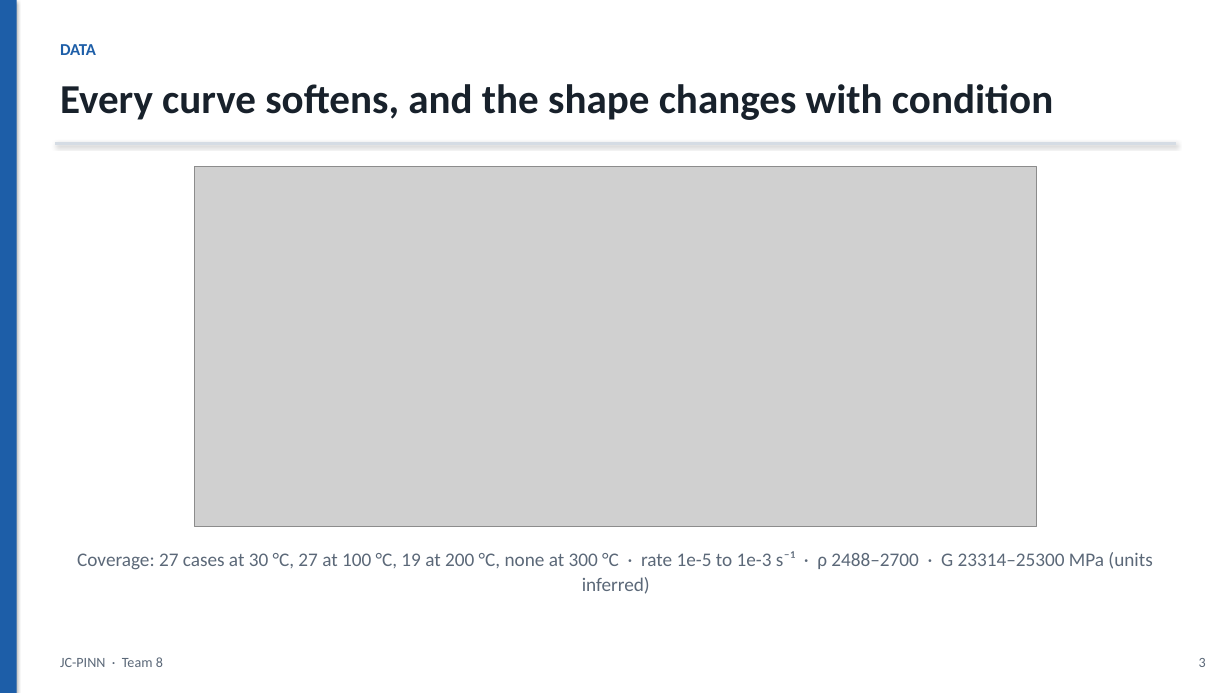
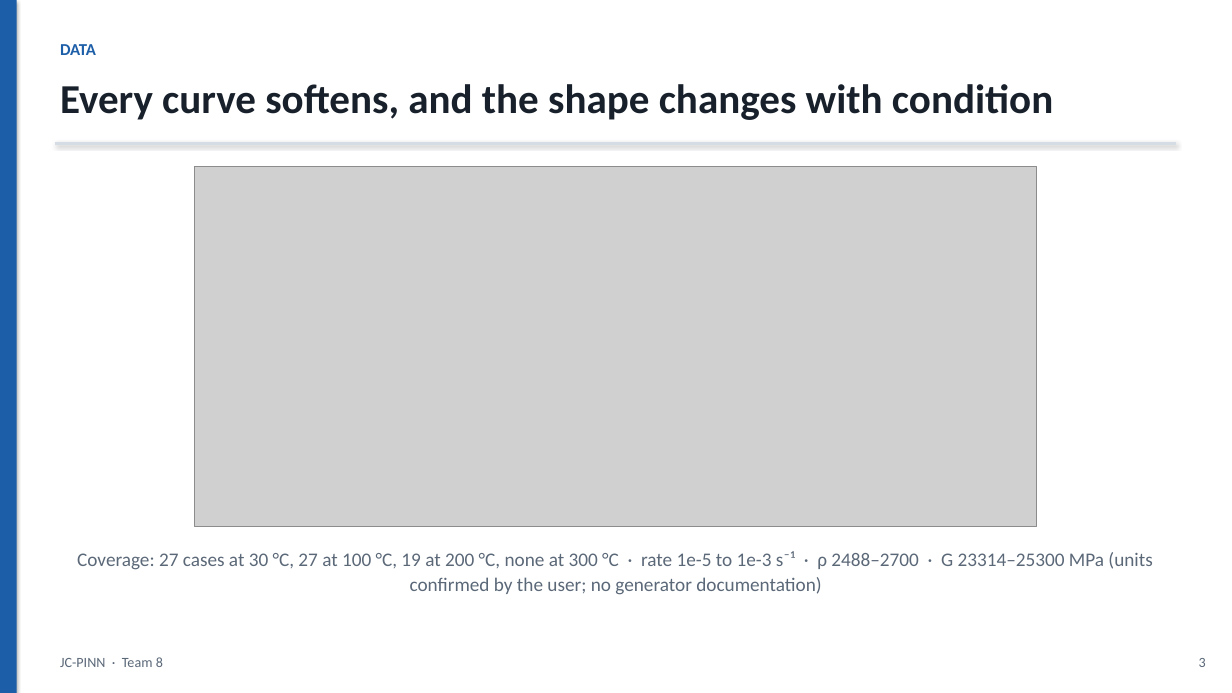
Before and after one commit to SaravananRamar06/MMM-ML, a slide deck: slide 3 of presentation/JC-PINN.pptx. Drawn at 1232x693 pixels with LibreOffice and Linux fonts; fonts in the diff are those of the drawing; grey boxes stand for pictures. Boxes give left, top, right and bottom in pixels: in the first picture for what was removed or moved away, otherwise in the second. Text is boxed around its words. In the diff, an @@ line names an element or a change of style, - is before the commit and + after.

```diff
--- a/presentation/JC-PINN.pptx
+++ b/presentation/JC-PINN.pptx
@@ text at <box>77,551,1152,595</box>: text changed @@
-Coverage: 27 cases at 30 °C, 27 at 100 °C, 19 at 200 °C, none at 300 °C · rate 1e-5 to 1e-3 s⁻¹ · ρ 2488–2700 · G 23314–25300 MPa (units inferred)
+Coverage: 27 cases at 30 °C, 27 at 100 °C, 19 at 200 °C, none at 300 °C · rate 1e-5 to 1e-3 s⁻¹ · ρ 2488–2700 · G 23314–25300 MPa (units confirmed by the user; no generator documentation)
```
Also in this commit, not shown: 2 other slides changed, 3 slides added, 3 other files.
